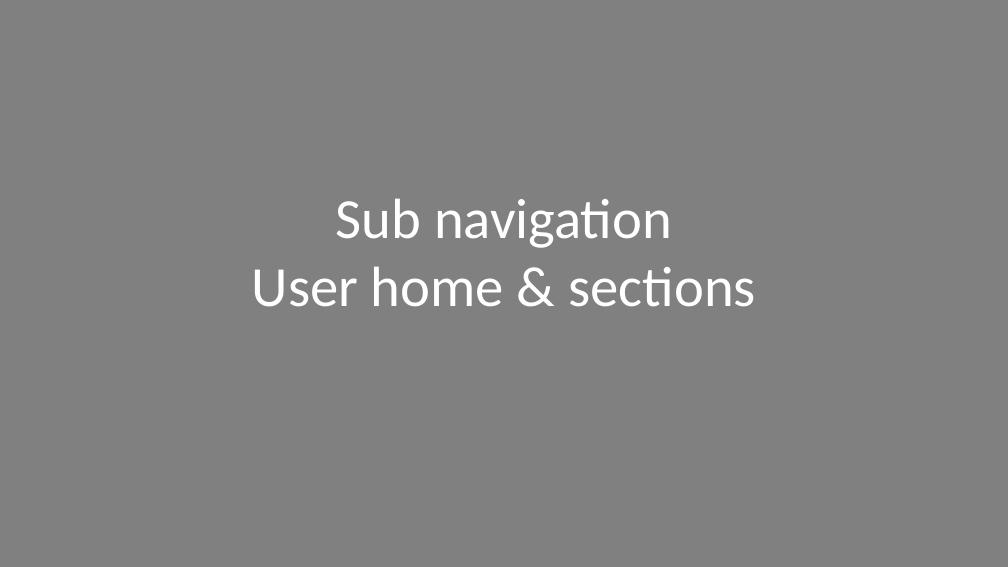
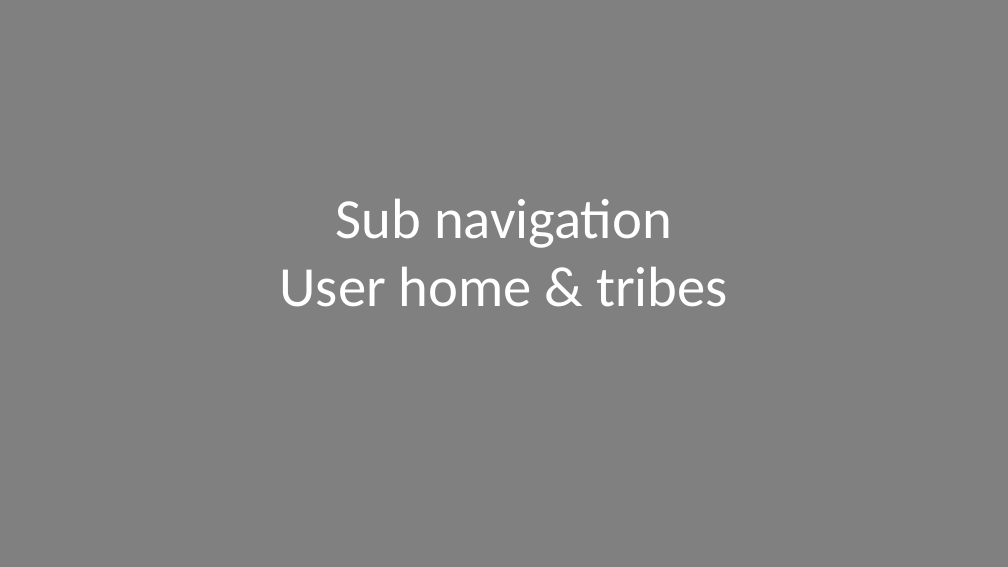
Before and after one commit to ash-uncover/juke-box, a slide deck: slide 25 of tribes-front/Concept.pptx. Drawn at 1008x567 pixels with LibreOffice and Linux fonts; fonts in the diff are those of the drawing. Boxes give left, top, right and bottom in pixels: in the first picture for what was removed or moved away, otherwise in the second. Text is boxed around its words. In the diff, an @@ line names an element or a change of style, - is before the commit and + after.

```diff
--- a/tribes-front/Concept.pptx
+++ b/tribes-front/Concept.pptx
@@ text at <box>280,266,728,307</box>: text changed @@
-User home & sections
+User home & tribes
```
Also in this commit, not shown: 13 other slides changed, 5 slides added, 2 slides removed, 39 other files.
